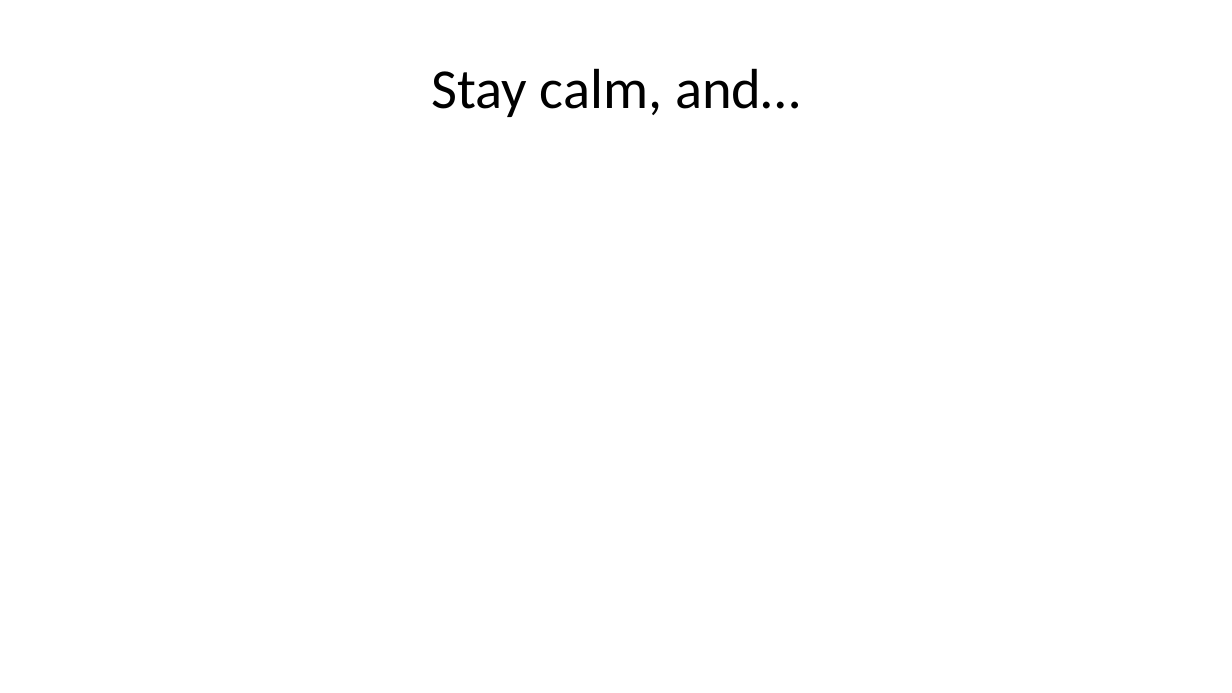
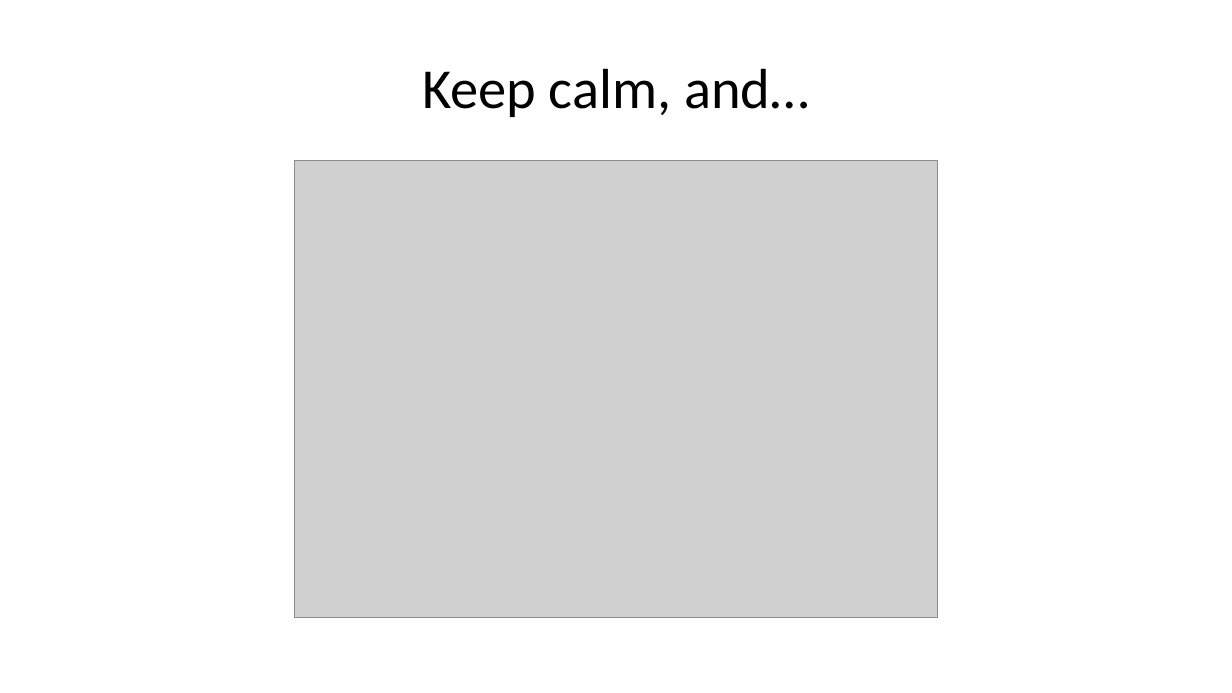
Before and after one commit to cynthiahqy/positconf2026, a slide deck: slide 24 of slides-v2.pptx. Drawn at 1232x693 pixels with LibreOffice and Linux fonts; fonts in the diff are those of the drawing; grey boxes stand for pictures. Boxes give left, top, right and bottom in pixels: in the first picture for what was removed or moved away, otherwise in the second. Text is boxed around its words. In the diff, an @@ line names an element or a change of style, - is before the commit and + after.

```diff
--- a/slides-v2.pptx
+++ b/slides-v2.pptx
@@ title at <box>422,68,809,117</box>: text changed @@
-Stay calm, and…
+Keep calm, and…
@@ picture added at <box>294,161,938,618</box> @@
```
Also in this commit, not shown: 5 other slides changed.
